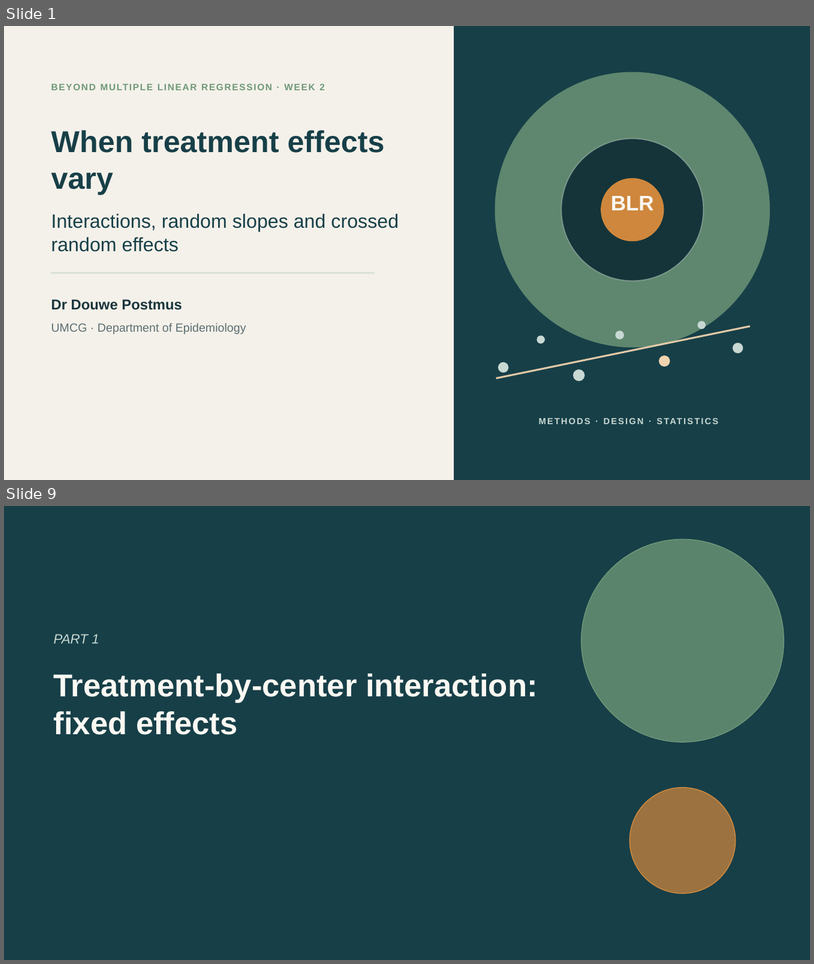
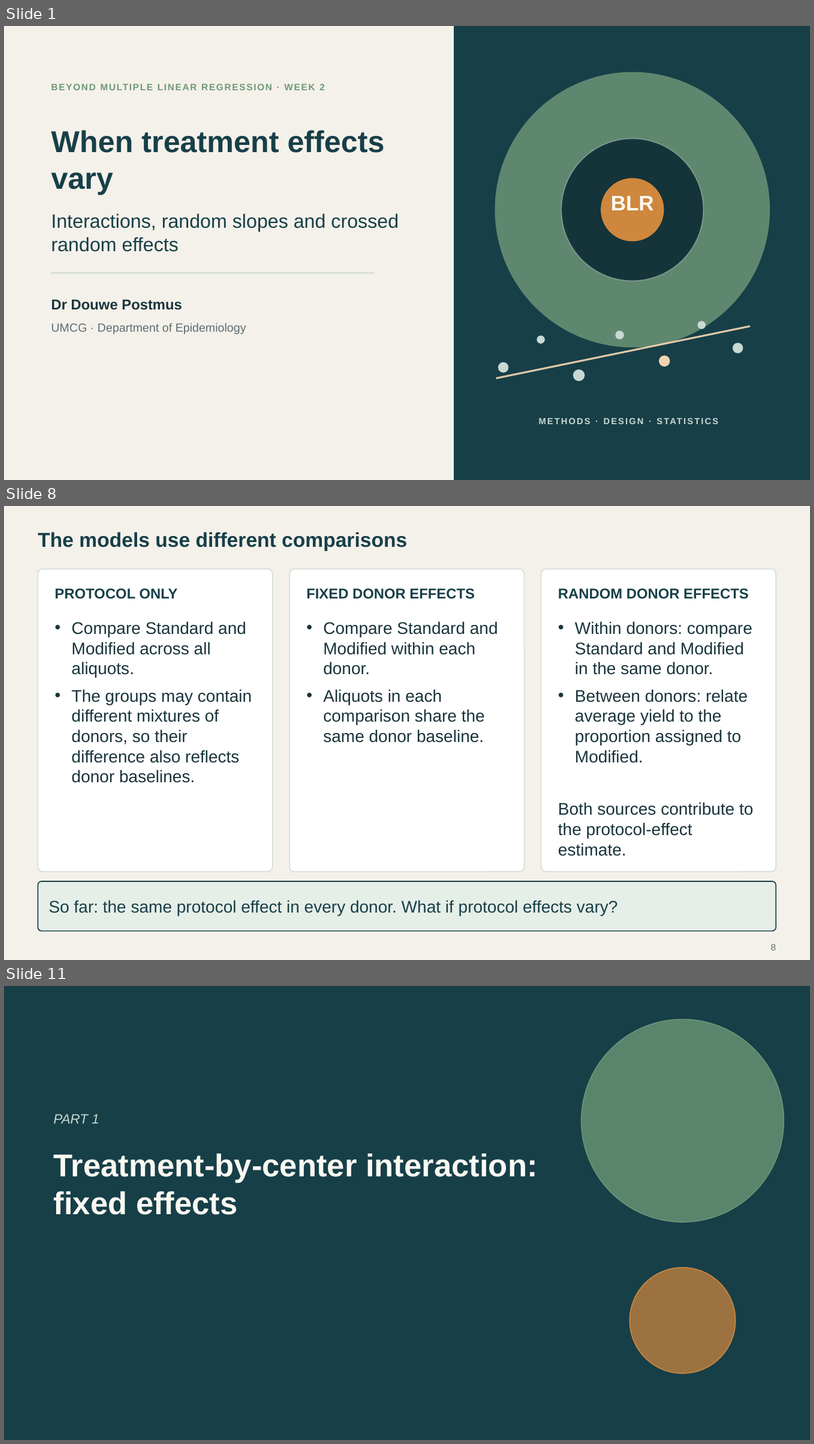
Before and after one commit to Postmus/BeyondMLR, a slide deck: lectures_2627/week2/Beyond_MLR_Week_2.pptx. Shown one above the other, each under a label of ours: slides 1 and 9 before the commit, slides 1, 8 and 11 after it; the slides between them are not shown. The pictures are 814x964 and 814x1444 pixels, drawn with LibreOffice and Linux fonts; fonts in the diff are those of the drawing. Boxes give left, top, right and bottom in pixels: in the first picture for what was removed or moved away, otherwise in the second. Text is boxed around its words. In the diff, an @@ line names an element or a change of style, - is before the commit and + after.

```diff
--- a/lectures_2627/week2/Beyond_MLR_Week_2.pptx
+++ b/lectures_2627/week2/Beyond_MLR_Week_2.pptx
@@ slide 8 added at (4,506,810,960), background #F4F1EA @@
@@ text added at (38,532,407,551), 24 pt, text #173F48, bold @@
+The models use different comparisons
@@ rounded rectangle added at (38,569,273,871), fill #FFFFFF, outline #D3DDD6 1.1 pt @@
@@ rounded rectangle added at (290,569,524,871), fill #FFFFFF, outline #D3DDD6 1.1 pt @@
@@ rounded rectangle added at (542,569,777,871), fill #FFFFFF, outline #D3DDD6 1.1 pt @@
@@ text added at (55,588,178,599), 17 pt, text #173F48, bold @@
+PROTOCOL ONLY
@@ text added at (306,588,475,599), 17 pt, text #173F48, bold @@
+FIXED DONOR EFFECTS
@@ text added at (558,588,749,599), 17 pt, text #173F48, bold @@
+RANDOM DONOR EFFECTS
@@ text added at (72,621,246,677), 20 pt, text #19343B @@
+• Compare Standard and Modified across all aliquots.
@@ text added at (323,621,498,675), 20 pt, text #19343B @@
+• Compare Standard and Modified within each donor.
@@ text added at (575,621,753,675), 20 pt, text #19343B @@
+• Within donors: compare Standard and Modified in the same donor.
@@ text added at (72,689,252,783), 20 pt, text #19343B @@
+• The groups may contain different mixtures of donors, so their difference also reflects donor baselines.
@@ text added at (323,689,485,742), 20 pt, text #19343B @@
+• Aliquots in each comparison share the same donor baseline.
@@ text added at (575,689,748,763), 20 pt, text #19343B @@
+• Between donors: relate average yield to the proportion assigned to Modified.
@@ text added at (558,802,753,856), 20 pt, text #19343B @@
+Both sources contribute to the protocol-effect estimate.
@@ rounded rectangle added at (38,881,777,931), fill #E6EEE8, outline #173F48 1.2 pt @@
@@ text added at (49,900,618,915), 20 pt, text #173F48 @@
+So far: the same protocol effect in every donor. What if protocol effects vary?
@@ page number added at (771,943,777,950), 11 pt, text #5C6E72 @@
+8
@@ what was slide 9 is now slide 11 @@
```
Also in this commit, not shown: 4 slides changed, 4 other slides added, 3 slides removed, 24 other files.
